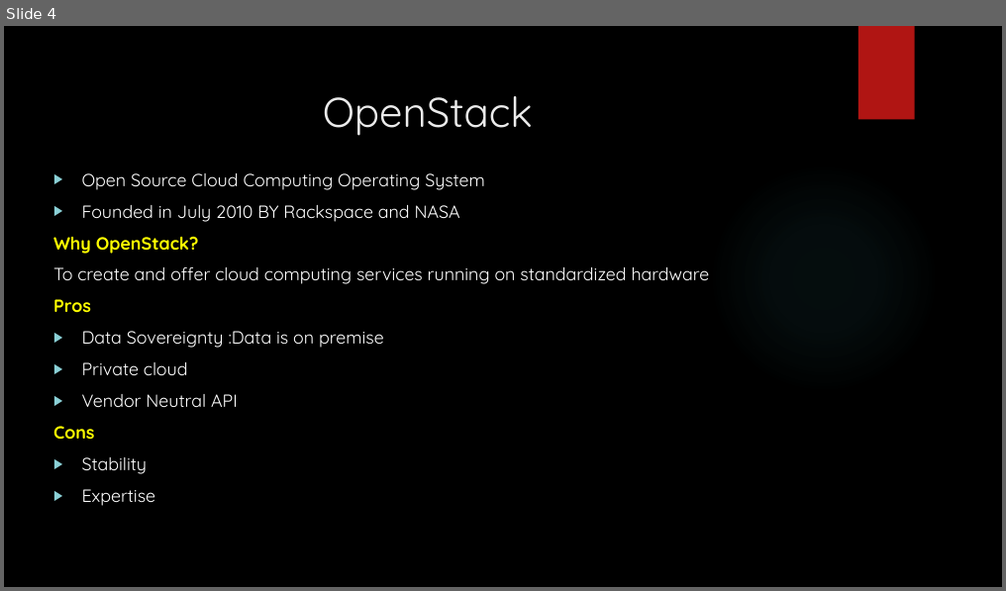
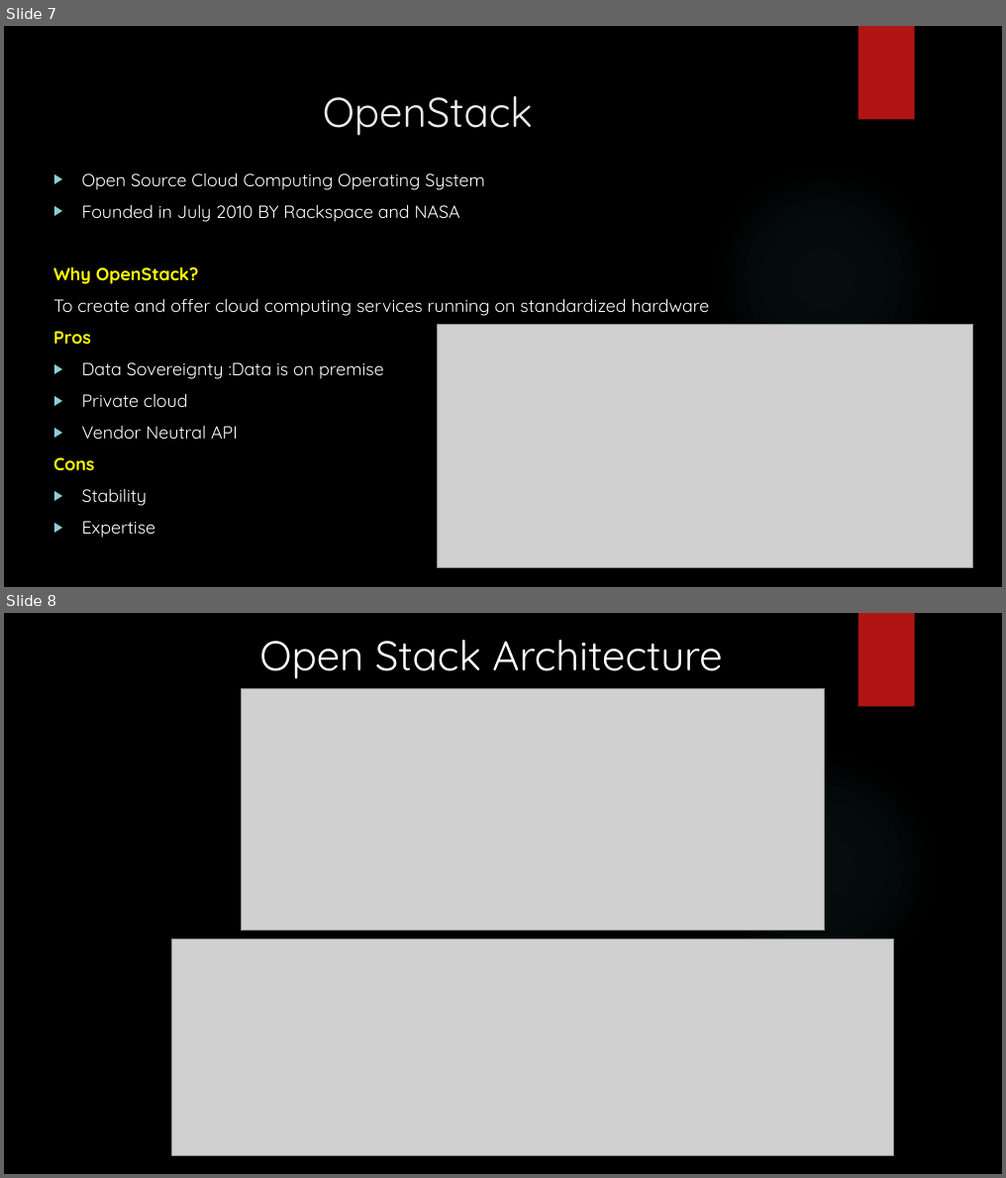
Before and after one commit to pptaj/ADS_Presentation, a slide deck: ADS_Presentation.pptx. Shown one above the other, each under a label of ours: slide 4 before the commit, slides 7 and 8 after it. The pictures are 1006x591 and 1006x1178 pixels, drawn with LibreOffice and Linux fonts; fonts in the diff are those of the drawing; grey boxes stand for pictures; background and template pictures are left out. Boxes give left, top, right and bottom in pixels: in the first picture for what was removed or moved away, otherwise in the second. Text is boxed around its words. In the diff, an @@ line names an element or a change of style, - is before the commit and + after.

```diff
--- a/ADS_Presentation.pptx
+++ b/ADS_Presentation.pptx
@@ slide 8 added at (4, 613, 1002, 1174), background picture (left out); not listed: 2 template elements that a slide beside it also shows @@
@@ text added at (259, 640, 722, 679), 40 pt, text #FFFFFF @@
+Open Stack Architecture
@@ picture added at (242, 688, 825, 931) @@
@@ picture added at (171, 939, 894, 1156) @@
@@ what was slide 4 is now slide 7 @@
@@ slide 7 changed as well @@
@@ text "Open Source Cloud Computing Operating ..." rewrapped from (54, 174, 710, 506) to (54, 174, 710, 538) @@
@@ picture added at (437, 325, 973, 569) @@
```
Also in this commit, not shown: 4 other slides changed, 5 other slides added, 2 slides removed.
